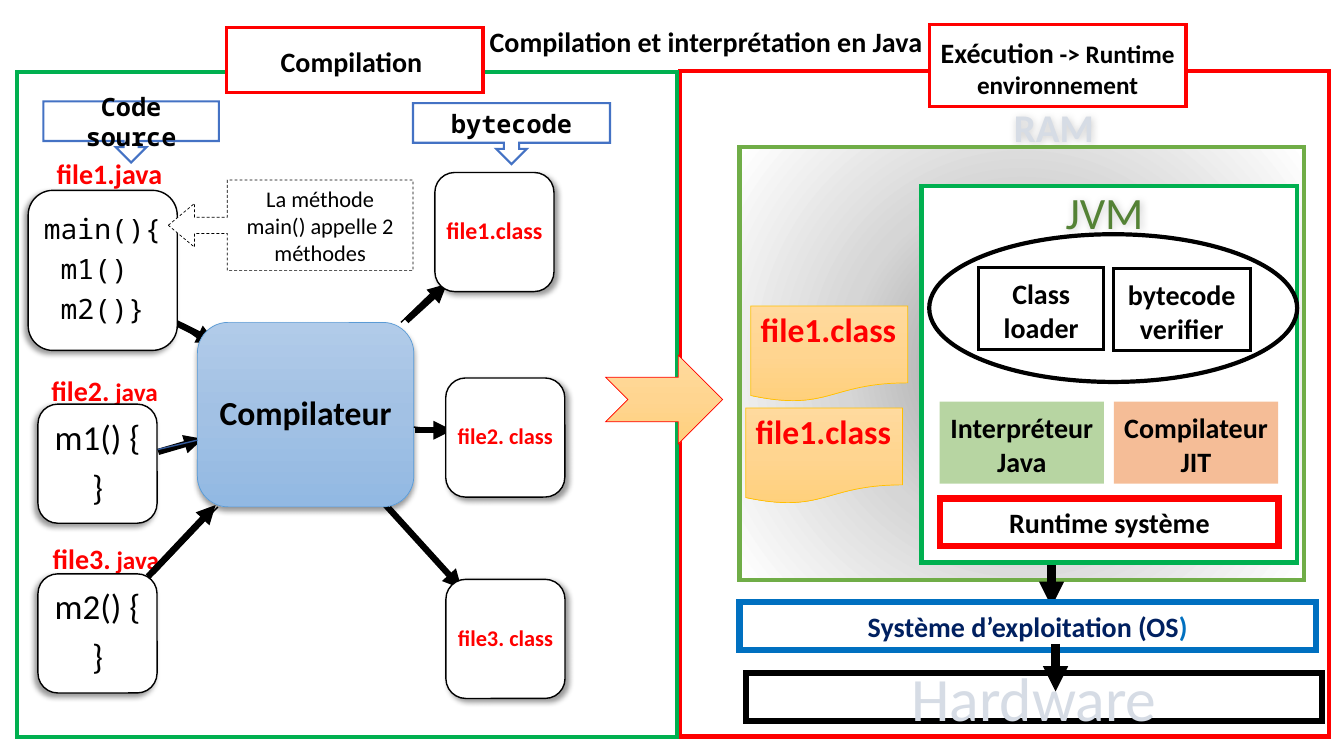
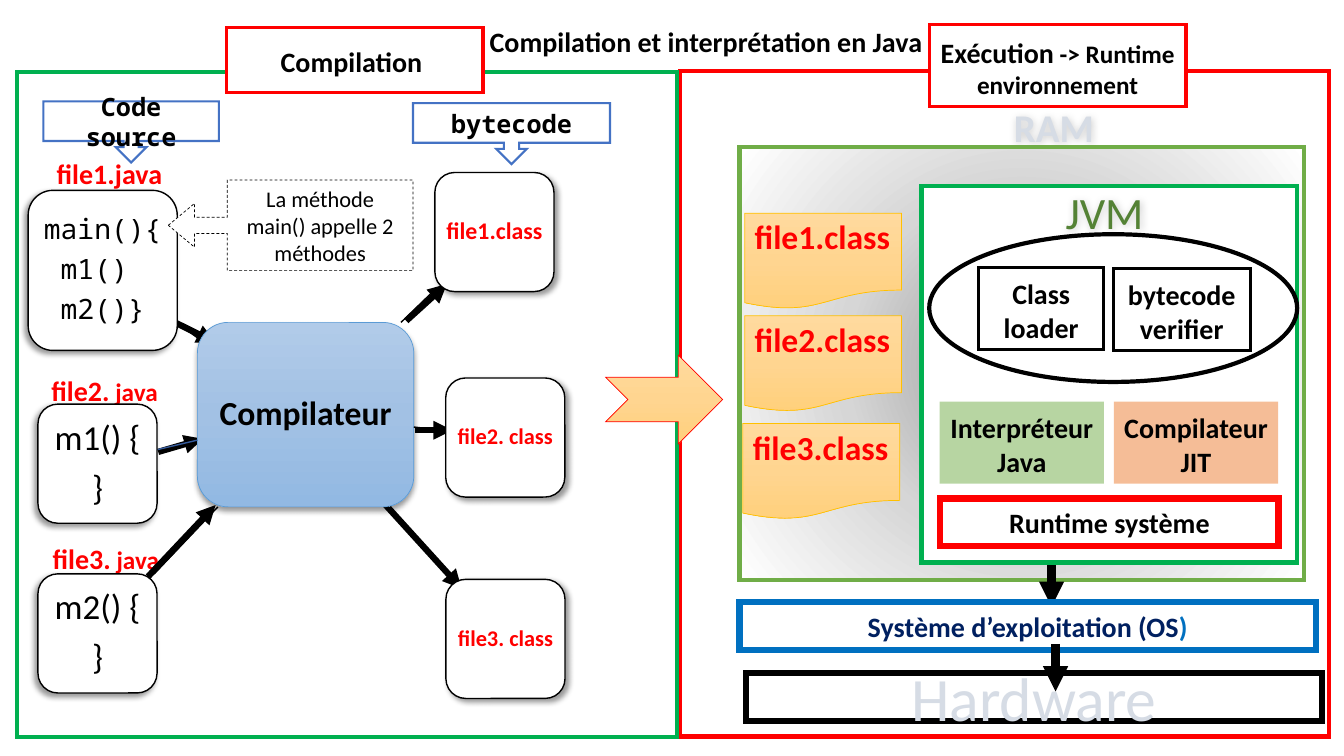
Before and after one commit to Djamelikra/javaSetup, a slide deck: slide 5 of javaInstall/Installer l’environnement de développement java.pptx. Drawn at 1344x756 pixels with LibreOffice and Linux fonts; fonts in the diff are those of the drawing. Boxes give left, top, right and bottom in pixels: in the first picture for what was removed or moved away, otherwise in the second. Text is boxed around its words. In the diff, an @@ line names an element or a change of style, - is before the commit and + after.

```diff
--- a/javaInstall/Installer l’environnement de développement java.pptx
+++ b/javaInstall/Installer l’environnement de développement java.pptx
@@ text in flow chart document at (x1=761, y1=202, x2=896, y2=238): text added @@
+file1.class
@@ flow chart document "file1.class" moved from (x1=751, y1=307, x2=908, y2=402) to (x1=745, y1=214, x2=902, y2=310) @@
@@ flow chart document "file2.class" moved from (x1=746, y1=408, x2=903, y2=504) to (x1=745, y1=316, x2=902, y2=411) @@
@@ text in flow chart document at (x1=755, y1=328, x2=890, y2=353): text changed @@
-file1.class
+file2.class
@@ flow chart document added at (x1=743, y1=423, x2=900, y2=519), fill gradient #FFDB9E to #FFD590 to #FFD07C, outline #FFC000 0.5 pt, 24 pt, text #FF0000, bold @@
+file3.class
```
Also in this commit, not shown: 1 slide added, 5 other files.
